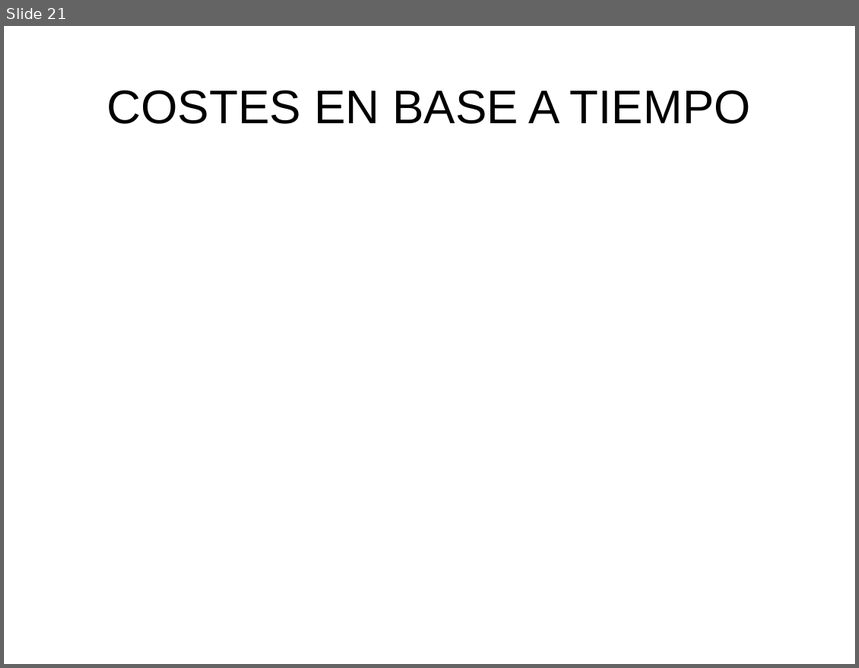
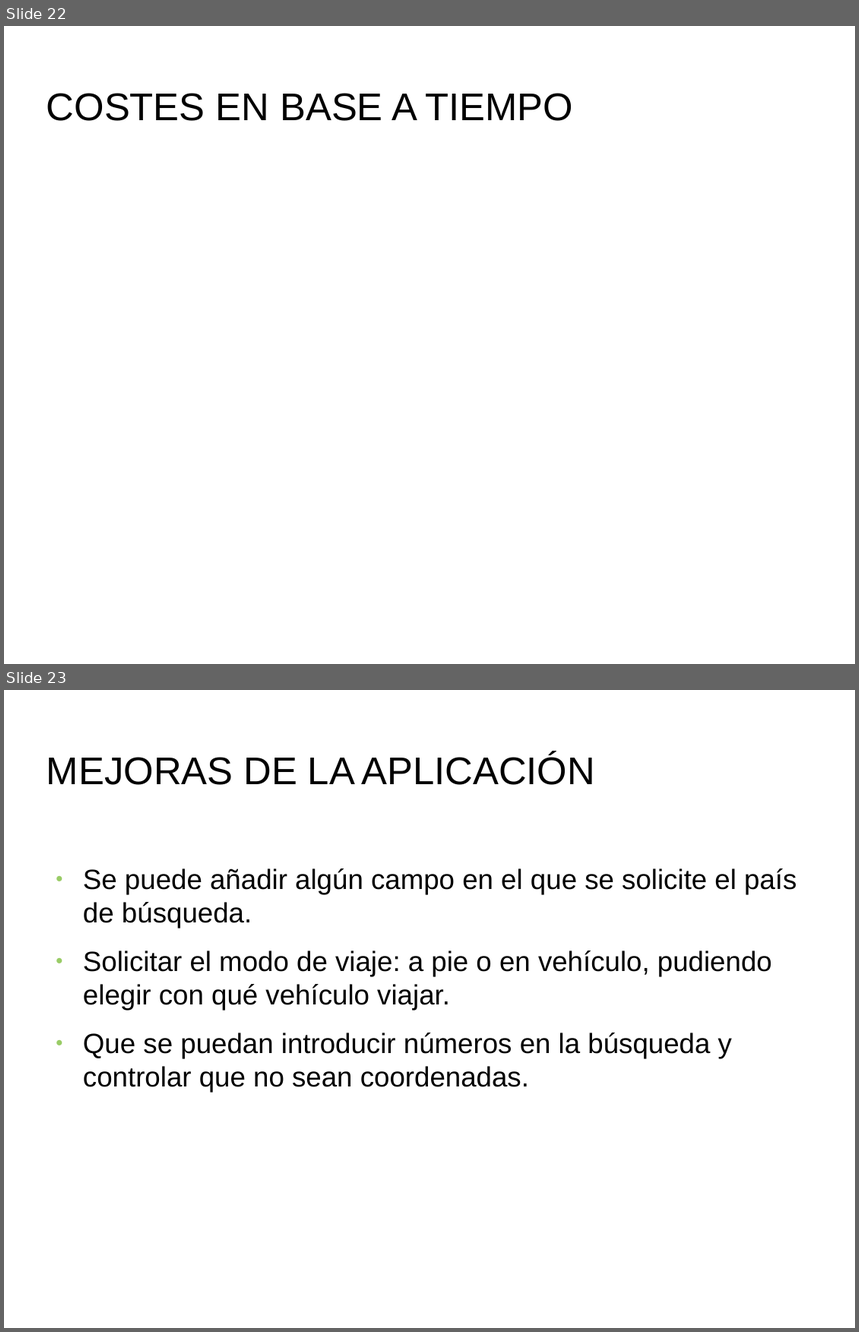
Before and after one commit to PatriiML11/ProyectoWeb, a slide deck: doc/Documentos/Presentacion.odp. Shown one above the other, each under a label of ours: slide 21 before the commit, slides 22 and 23 after it. The pictures are 859x668 and 859x1332 pixels, drawn with LibreOffice and Linux fonts; fonts in the diff are those of the drawing; background and template pictures are left out. Boxes give left, top, right and bottom in pixels: in the first picture for what was removed or moved away, otherwise in the second. Text is boxed around its words. In the diff, an @@ line names an element or a change of style, - is before the commit and + after.

```diff
--- a/doc/Documentos/Presentacion.odp
+++ b/doc/Documentos/Presentacion.odp
@@ slide 23 added at bbox=[4, 690, 855, 1328], background picture (left out) @@
@@ title added at bbox=[47, 753, 595, 785], 36 pt, text #000000 @@
+MEJORAS DE LA APLICACIÓN
@@ text added at bbox=[83, 869, 797, 1092], 26 pt, text #000000 @@
+● Se puede añadir algún campo en el que se solicite el país de búsqueda.
+● Solicitar el modo de viaje: a pie o en vehículo, pudiendo elegir con qué vehículo viajar.
+● Que se puedan introducir números en la búsqueda y controlar que no sean coordenadas.
@@ what was slide 21 is now slide 22 @@
@@ slide 22 changed as well @@
@@ title "COSTES EN BASE A TIEMPO": place and size @@
-title "COSTES EN BASE A TIEMPO" at bbox=[107, 90, 751, 124]
+title "COSTES EN BASE A TIEMPO" at bbox=[47, 93, 572, 121]
@@ title "COSTES EN BASE A TIEMPO" at bbox=[47, 93, 572, 121]: size 44 to 36 pt; alignment centre to left @@
```
Also in this commit, not shown: 20 other slides changed, 1 other slide added, 41 other files.
